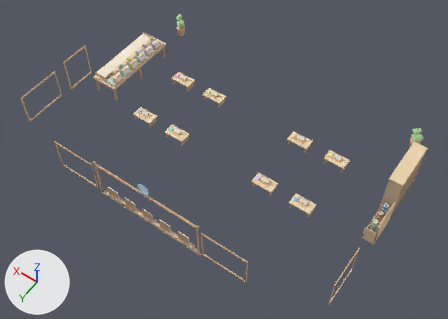
Before and after pictures for a commit that changed the glTF model assets/pi_interior_props.glb.
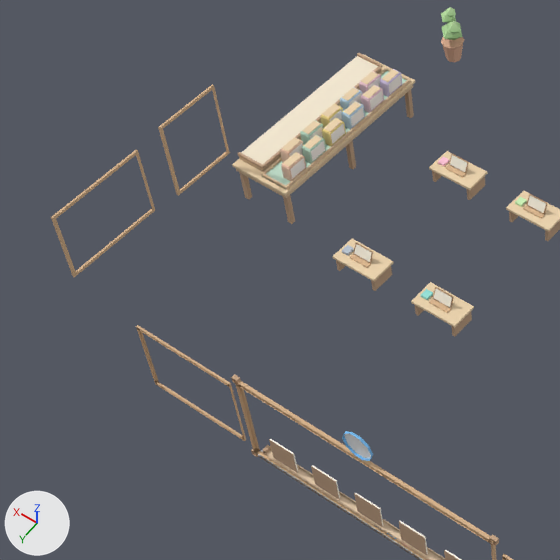
Old and new are each drawn whole from a camera (50 mm lens) standing at (-8.0, 11.62, 17.44) and looking at (-0.4, 0.99, 0.74) and again close up on the part from 0% to 50% of the width and 4% to 74% of the height. The axes (+X, +Y, +Z) are drawn at lower left. The lights are the same throughout. The last two pictures show the newer version.

The first close-up shows 'lalu_bingkai_papan', 'lalu_jawi_dulang', 'meja_blok_rukun', 'meja_rendah_3', 'meja_rendah_4', 'meja_rendah_7', 'meja_rendah_8', 'pasu_1' and 17 more.
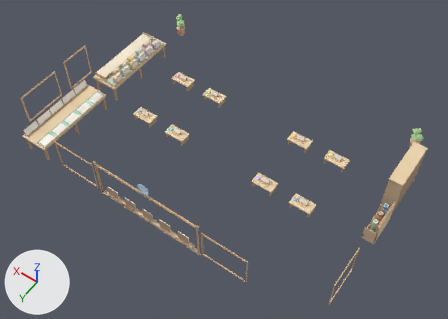
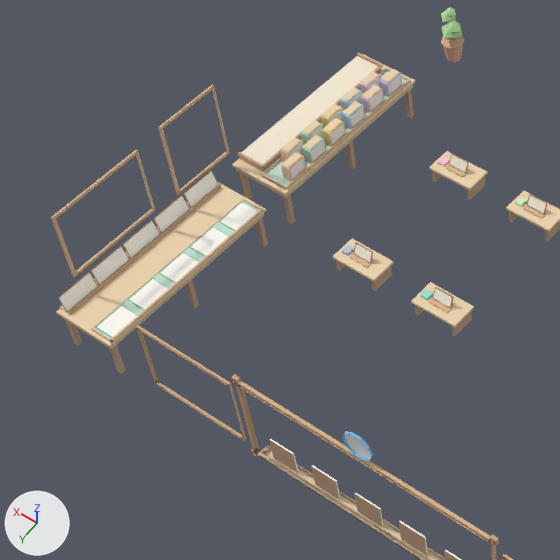
What differs and where, as boxes [x1, y1, x2, y2] in the close-ups (560 x 560 px):
'meja_kad_hadis', added (beige)
    after: [56, 182, 268, 374]
'lalu_kad_rak', added
    after: [58, 170, 221, 315]
'lalu_kad_dulang', added
    after: [91, 198, 263, 343]
'lalu_kad_1', added
    after: [96, 305, 138, 338]
'lalu_kad_2', added
    after: [128, 278, 169, 310]
'lalu_kad_3', added
    after: [159, 252, 200, 283]
'lalu_kad_4', added
    after: [189, 227, 229, 256]
'lalu_kad_5', added
    after: [219, 202, 258, 231]

Patch to the scene script:
```diff
--- a/assets/pi_interior_props.glb.py
+++ b/assets/pi_interior_props.glb.py
@@ me_lalu_kad_5 @@
+me_lalu_kad_5.from_pydata(...)  # 42 vertices, 40 faces; spans x -0.17..0.17, y -0.25..0.25, z -0.009..0.008
+me_lalu_kad_5.materials.append(mat_warna_bucu)
@@ me_lalu_kad_rak @@
+me_lalu_kad_rak.from_pydata(...)  # 94 vertices, 90 faces; spans x 5.76..5.96, y 1.11..4.19, z 0.74..1.04
+me_lalu_kad_rak.materials.append(mat_warna_bucu)
@@ me_lalu_kad_dulang @@
+me_lalu_kad_dulang.from_pydata(...)  # 36 vertices, 50 faces; spans x 4.93..5.32, y 1.1..4.2, z 0.74..0.77
+me_lalu_kad_dulang.materials.append(mat_warna_bucu)
@@ me_meja_kad_hadis @@
+me_meja_kad_hadis.from_pydata(...)  # 80 vertices, 92 faces; spans x 4.92..5.97, y 1.05..4.25, z 0.0..0.74
+me_meja_kad_hadis.materials.append(mat_warna_bucu)
@@ ob_lalu_kad_5 @@
+ob_lalu_kad_5 = bpy.data.objects.new('lalu_kad_5', me_lalu_kad_5)
+ob_lalu_kad_5.location = (5.12, 1.41, 0.76)
@@ ob_lalu_kad_4 @@
+ob_lalu_kad_4 = bpy.data.objects.new('lalu_kad_4', me_lalu_kad_5.copy())
+ob_lalu_kad_4.location = (5.12, 2.03, 0.76)
@@ ob_lalu_kad_3 @@
+ob_lalu_kad_3 = bpy.data.objects.new('lalu_kad_3', me_lalu_kad_5.copy())
+ob_lalu_kad_3.location = (5.12, 2.65, 0.76)
@@ ob_lalu_kad_2 @@
+ob_lalu_kad_2 = bpy.data.objects.new('lalu_kad_2', me_lalu_kad_5.copy())
+ob_lalu_kad_2.location = (5.12, 3.27, 0.76)
@@ ob_lalu_kad_1 @@
+ob_lalu_kad_1 = bpy.data.objects.new('lalu_kad_1', me_lalu_kad_5.copy())
+ob_lalu_kad_1.location = (5.12, 3.89, 0.76)
@@ ob_lalu_kad_rak @@
+ob_lalu_kad_rak = bpy.data.objects.new('lalu_kad_rak', me_lalu_kad_rak)
+ob_lalu_kad_rak.location = (0.0, 0.0, 0.0)
@@ ob_lalu_kad_dulang @@
+ob_lalu_kad_dulang = bpy.data.objects.new('lalu_kad_dulang', me_lalu_kad_dulang)
+ob_lalu_kad_dulang.location = (0.0, 0.0, 0.0)
@@ ob_meja_kad_hadis @@
+ob_meja_kad_hadis = bpy.data.objects.new('meja_kad_hadis', me_meja_kad_hadis)
+ob_meja_kad_hadis.location = (0.0, 0.0, 0.0)
```
